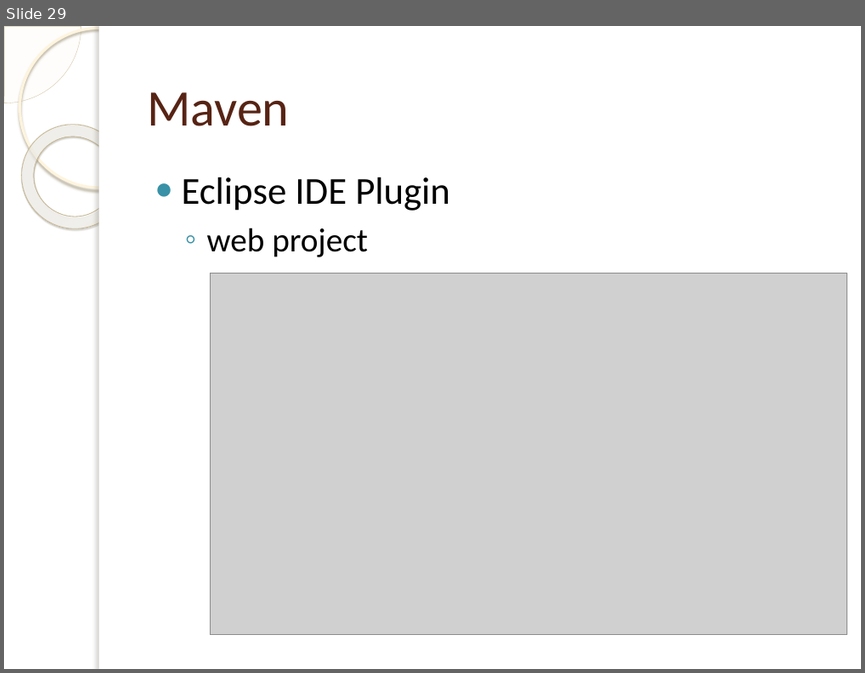
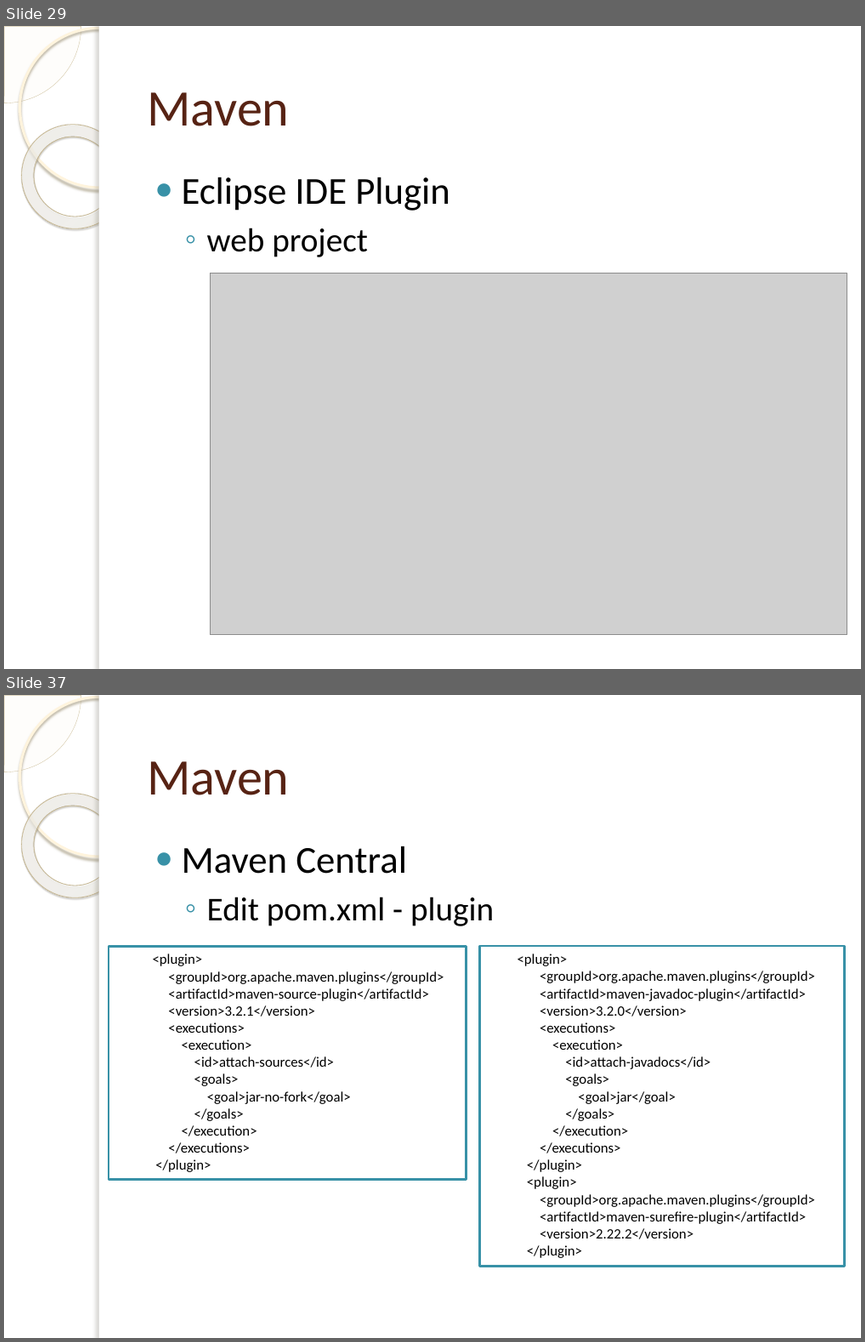
Before and after one commit to tassun/train-maven, a slide deck: Introduction to Maven.pptx. Shown one above the other, each under a label of ours: slide 29 before the commit, slides 29 and 37 after it; the slides between them are not shown. The pictures are 865x673 and 865x1342 pixels, drawn with LibreOffice and Linux fonts; fonts in the diff are those of the drawing; grey boxes stand for pictures; background and template pictures are left out. Boxes give left, top, right and bottom in pixels: in the first picture for what was removed or moved away, otherwise in the second. Text is boxed around its words. In the diff, an @@ line names an element or a change of style, - is before the commit and + after.

```diff
--- a/Introduction to Maven.pptx
+++ b/Introduction to Maven.pptx
@@ slide 37 added at (x1=4, y1=695, x2=861, y2=1338), background picture (left out); not listed: 5 template elements that a slide beside it also shows @@
@@ title added at (x1=147, y1=761, x2=289, y2=795), 43 pt, text #572314 @@
+Maven
@@ text added at (x1=182, y1=846, x2=494, y2=926), 28 pt, text #000000 @@
+● Maven Central
+  ◦ Edit pom.xml - plugin
@@ rectangle added at (x1=109, y1=946, x2=466, y2=1180), outline #3891A7 2 pt, 12 pt, text #000000 @@
+<plugin>
+<groupId>org.apache.maven.plugins</groupId>
+<artifactId>maven-source-plugin</artifactId>
+<version>3.2.1</version>
+<executions>
+<execution>
+<id>attach-sources</id>
+<goals>
+<goal>jar-no-fork</goal>
+</goals>
+</execution>
+</executions>
+</plugin>
@@ rectangle added at (x1=479, y1=946, x2=844, y2=1266), outline #3891A7 2 pt, 12 pt, text #000000 @@
+<plugin>
+<groupId>org.apache.maven.plugins</groupId>
+<artifactId>maven-javadoc-plugin</artifactId>
+<version>3.2.0</version>
+<executions>
+<execution>
+<id>attach-javadocs</id>
+<goals>
+<goal>jar</goal>
+</goals>
+</execution>
+</executions>
+</plugin>
+<plugin>
+<groupId>org.apache.maven.plugins</groupId>
+<artifactId>maven-surefire-plugin</artifactId>
+<version>2.22.2</version>
+</plugin>
```
Also in this commit, not shown: 2 slides changed, 18 other slides added, 1 other file.
